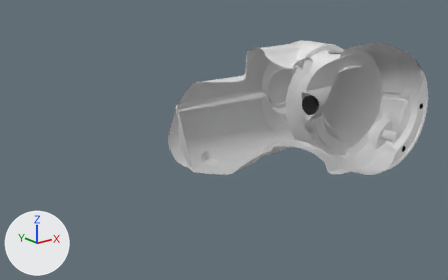
Renders of the glTF model public/models/ABB_1600_145_6.glb from each side of a commit.
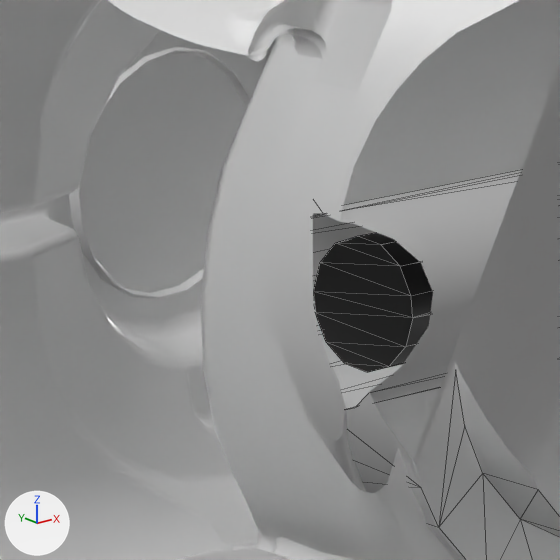
Each version is shown from a 50 mm camera at (0.3377, -0.3593, 1.3168) aimed at (0.672, 0.0586, 1.1496), then close up on the part from 57% to 75% of the width and 22% to 51% of the height. Lighting does not change. The marker at lower left points along +X, +Y and +Z. The close-ups show mesh edges as thin lines. Everything nearer to the camera than a plane just in front of the edit is cut away. Where no turn or scale is listed for an object, it has been applied to the vertices. Vertices at the same position are counted once.

Objects in the first close-up: 'link_4', 'link_5', 'link_6'.
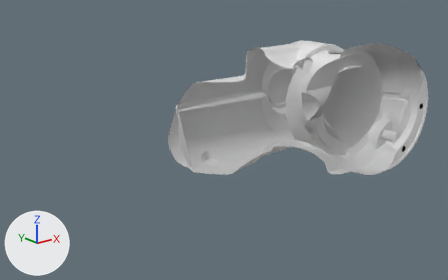
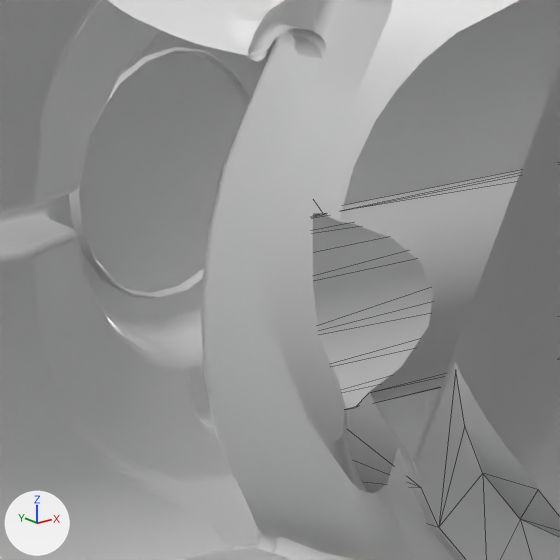
Pixel boxes [x1, y1, x2, y2] of what changed, in the close-ups (560 x 560 px):
'link_6', reshaped (not visible afterwards): before [314, 232, 433, 372]

The edits, one by one:
me_visuals_6 has 390 vertices, 785 faces and spans x 0.7168..0.8149, y -0.0267..0.0233, z 1.1615..1.2115.
me_visuals_6 is used by ob_link_6; location (0.0, 0.0, 0.0).
me_visuals_6 part 1: all 14 vertices in x 0.7168, y -0.0102..0.0068, z 1.1781..1.1949 are moved by (0.0471, 0.0, 0.0).
